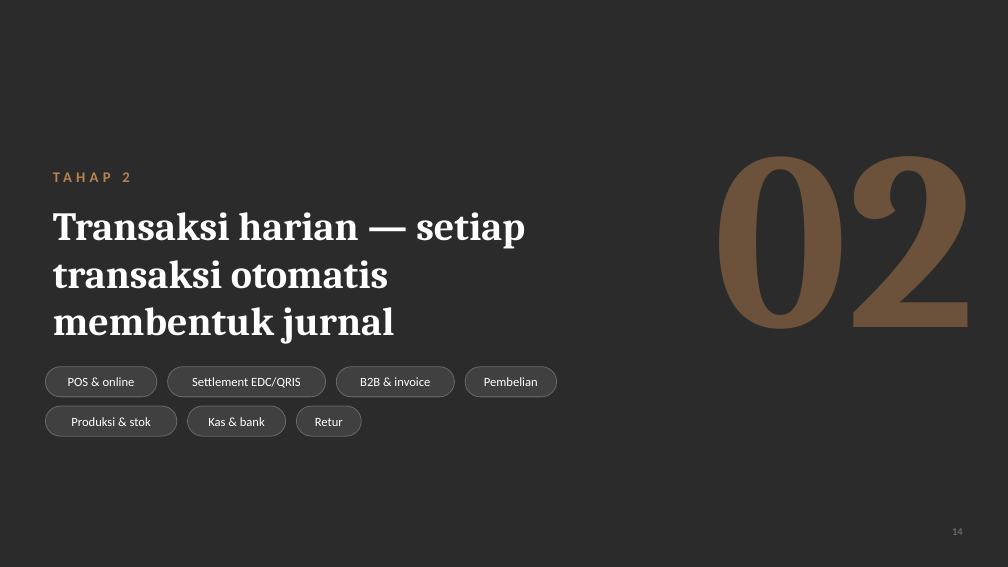
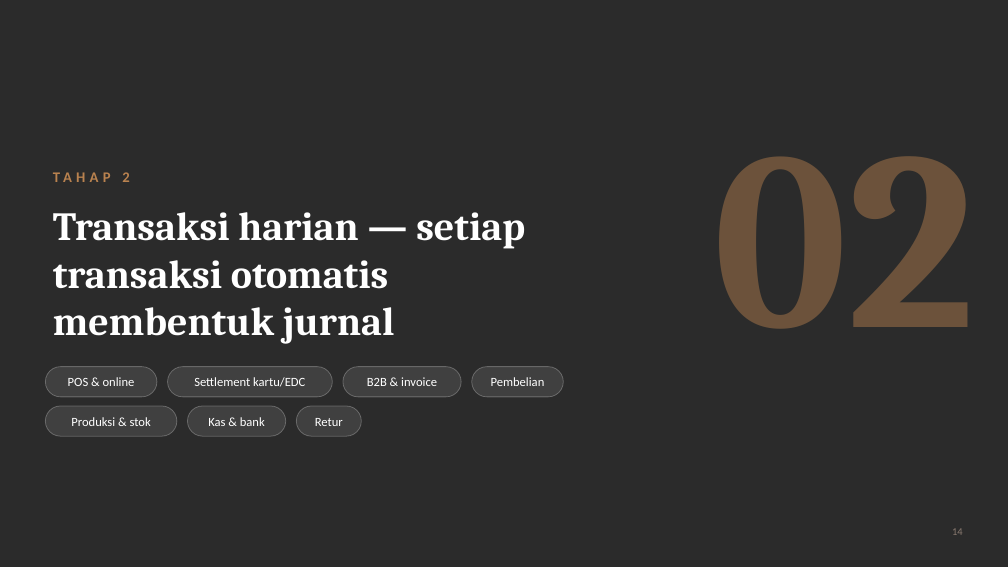
Before and after one commit to poedihippo/restopia-web, a slide deck: slide 14 of docs/Alur-Akuntansi-Dapur-Cokelat.pptx. Drawn at 1008x567 pixels with LibreOffice and Linux fonts; fonts in the diff are those of the drawing; background and template pictures are left out; a plain dark background stands for a picture behind light text. Boxes give left, top, right and bottom in pixels: in the first picture for what was removed or moved away, otherwise in the second. Text is boxed around its words. In the diff, an @@ line names an element or a change of style, - is before the commit and + after.

```diff
--- a/docs/Alur-Akuntansi-Dapur-Cokelat.pptx
+++ b/docs/Alur-Akuntansi-Dapur-Cokelat.pptx
@@ rounded rectangle: place and size @@
-rounded rectangle at bbox=[168, 367, 326, 397]
+rounded rectangle at bbox=[168, 367, 333, 397]
@@ text at bbox=[194, 377, 305, 387]: text changed @@
-Settlement EDC/QRIS
+Settlement kartu/EDC
@@ 2 texts, 2 rounded rectangles: place and size @@
-2 texts, 2 rounded rectangles at bbox=[337, 367, 557, 397]
+2 texts, 2 rounded rectangles at bbox=[343, 367, 563, 397]
```
Also in this commit, not shown: 24 other slides changed, 1 other file.
